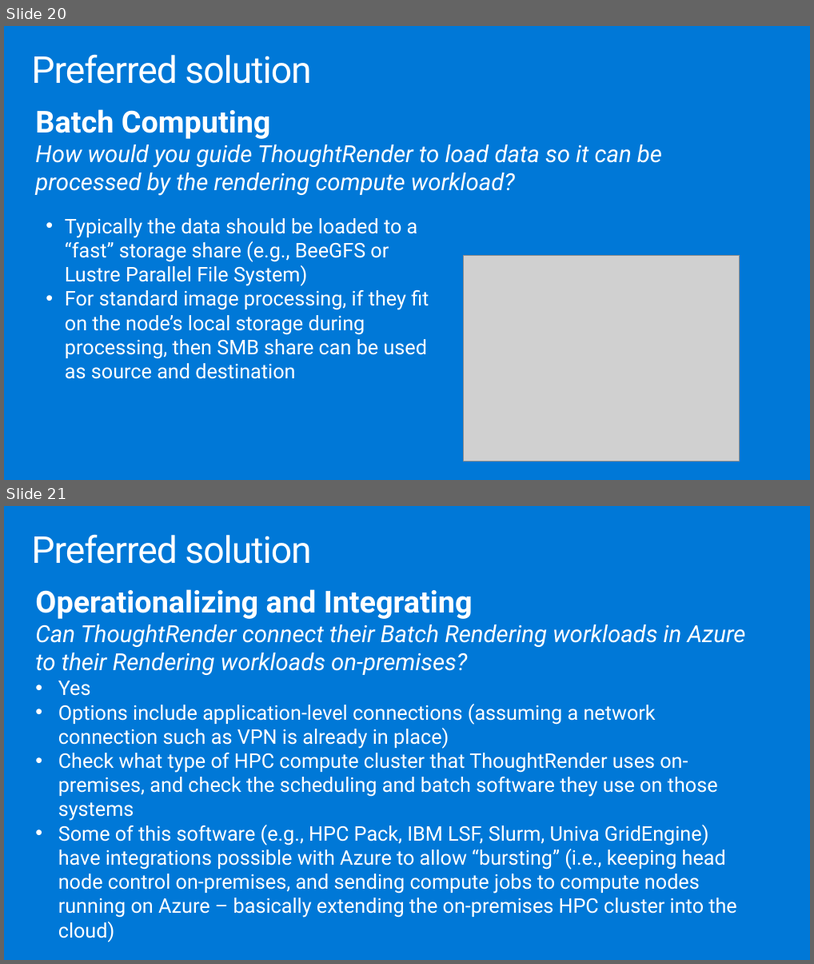
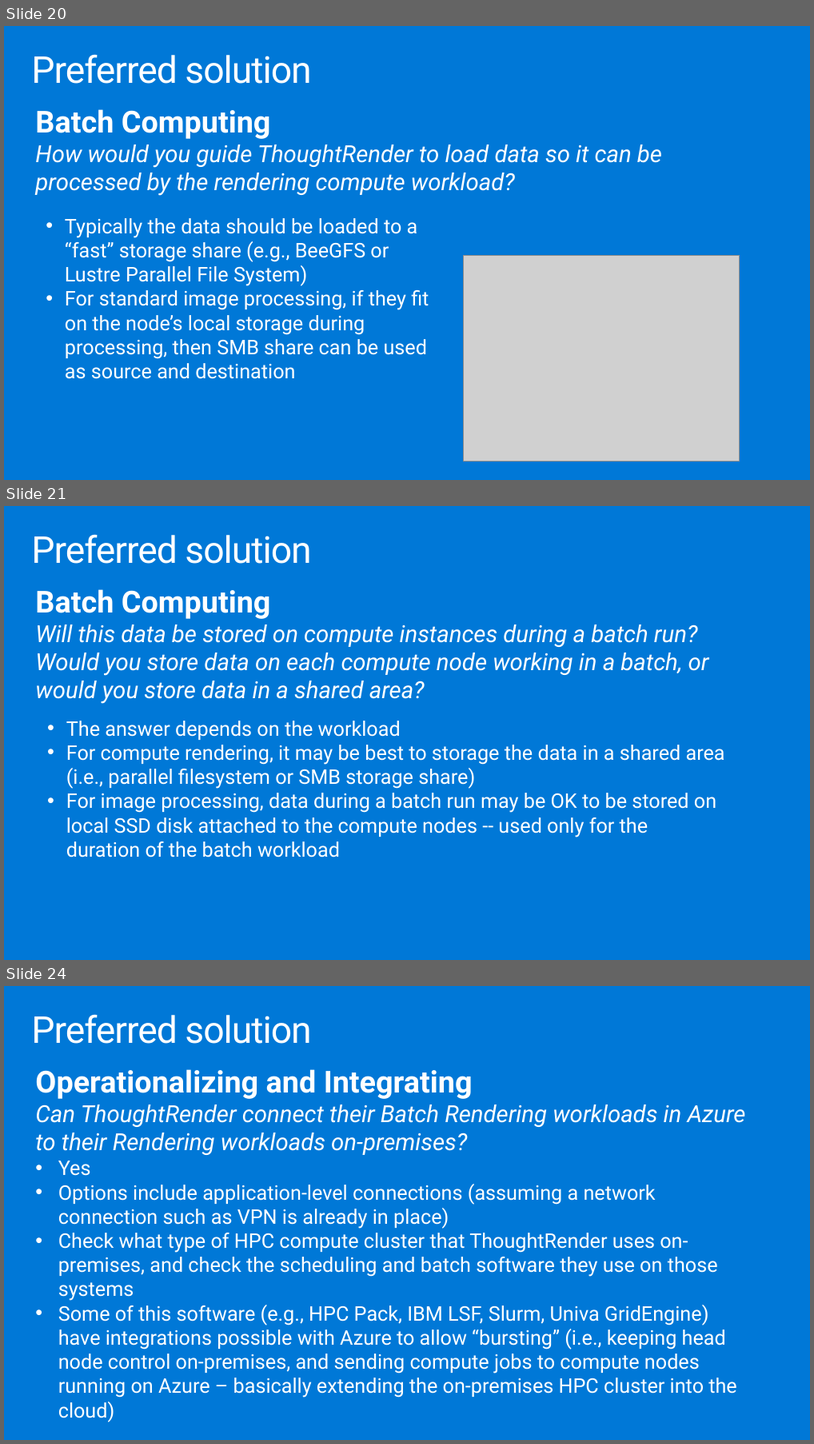
Before and after one commit to givenscj/MCW-High-Performance-Computing, a slide deck: Whiteboard design session/WDS trainer presentation - Big Compute.pptx. Shown one above the other, each under a label of ours: slides 20 and 21 before the commit, slides 20, 21 and 24 after it; the slides between them are not shown. The pictures are 814x964 and 814x1444 pixels, drawn with LibreOffice and Linux fonts; fonts in the diff are those of the drawing; grey boxes stand for pictures. Boxes give left, top, right and bottom in pixels: in the first picture for what was removed or moved away, otherwise in the second. Text is boxed around its words. In the diff, an @@ line names an element or a change of style, - is before the commit and + after.

Commit message:
updates slide answers

```diff
--- a/Whiteboard design session/WDS trainer presentation - Big Compute.pptx
+++ b/Whiteboard design session/WDS trainer presentation - Big Compute.pptx
@@ slide 21 added at [4, 506, 810, 960], background #0078D7 @@
@@ title added at [31, 534, 311, 564], 44.1 pt, text #FFFFFF @@
+Preferred solution
@@ text added at [35, 589, 710, 704], 28 pt, text #FFFFFF, italic @@
+Batch Computing
+Will this data be stored on compute instances during a batch run? Would you store data on each compute node working in a batch, or would you store data in a shared area?
@@ text added at [66, 720, 726, 857], 24 pt, text #FFFFFF @@
+• The answer depends on the workload
+• For compute rendering, it may be best to storage the data in a shared area (i.e., parallel filesystem or SMB storage share)
+• For image processing, data during a batch run may be OK to be stored on local SSD disk attached to the compute nodes -- used only for the duration of the batch workload
@@ what was slide 21 is now slide 24 @@
```
Also in this commit, not shown: 2 slides changed, 3 other slides added.
